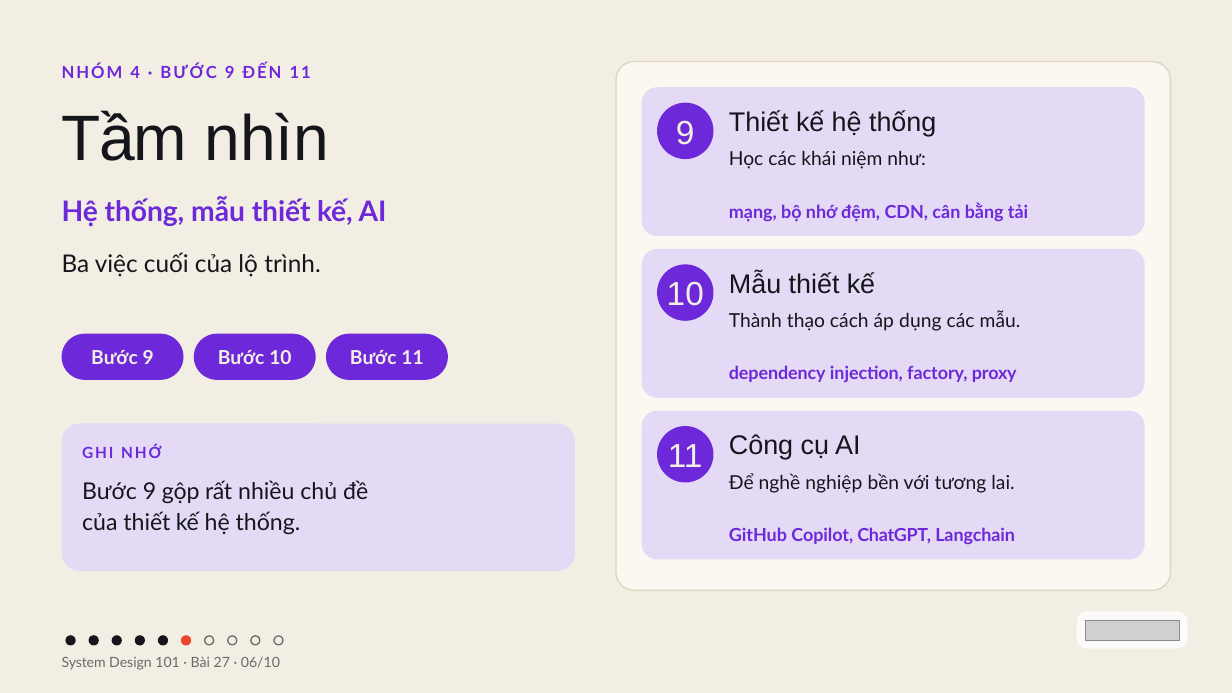
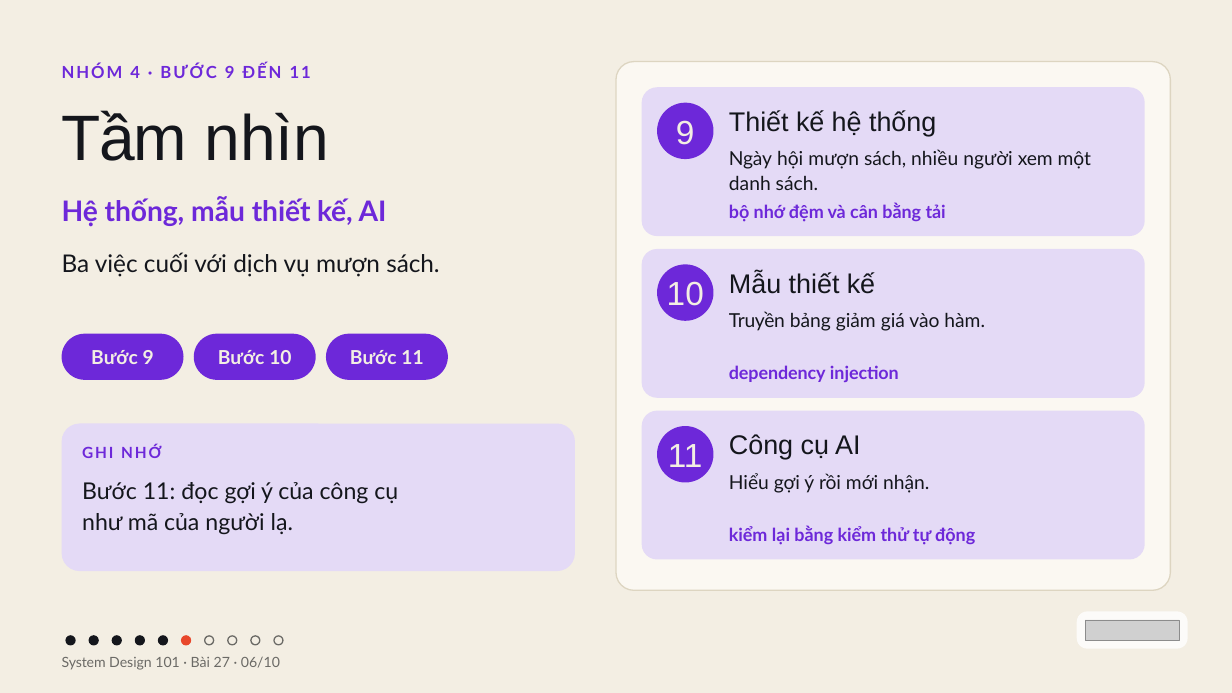
Before and after one commit to vohoailinh90/tool-marketing-studio, a slide deck: slide 6 of system-design-101/vi/lessons/sd-10-027/slides/sd-10-027.pptx. Drawn at 1232x693 pixels with LibreOffice and Linux fonts; fonts in the diff are those of the drawing; grey boxes stand for pictures. Boxes give left, top, right and bottom in pixels: in the first picture for what was removed or moved away, otherwise in the second. Text is boxed around its words. In the diff, an @@ line names an element or a change of style, - is before the commit and + after.

```diff
--- a/system-design-101/vi/lessons/sd-10-027/slides/sd-10-027.pptx
+++ b/system-design-101/vi/lessons/sd-10-027/slides/sd-10-027.pptx
@@ text at (729, 149, 1091, 190): text changed @@
-Học các khái niệm như:
+Ngày hội mượn sách, nhiều người xem một danh sách.
@@ text at (729, 202, 946, 222): text changed @@
-mạng, bộ nhớ đệm, CDN, cân bằng tải
+bộ nhớ đệm và cân bằng tải
@@ text at (62, 252, 439, 277): text changed @@
-Ba việc cuối của lộ trình.
+Ba việc cuối với dịch vụ mượn sách.
@@ text at (729, 311, 985, 331): text changed @@
-Thành thạo cách áp dụng các mẫu.
+Truyền bảng giảm giá vào hàm.
@@ text at (729, 365, 899, 382): text changed @@
-dependency injection, factory, proxy
+dependency injection
@@ text at (729, 473, 929, 493): text changed @@
-Để nghề nghiệp bền với tương lai.
+Hiểu gợi ý rồi mới nhận.
@@ text at (82, 482, 398, 535): text changed @@
-Bước 9 gộp rất nhiều chủ đề
-của thiết kế hệ thống.
+Bước 11: đọc gợi ý của công cụ
+như mã của người lạ.
@@ text at (729, 526, 975, 545): text changed @@
-GitHub Copilot, ChatGPT, Langchain
+kiểm lại bằng kiểm thử tự động
```
Also in this commit, not shown: 9 other slides changed.
